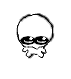
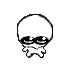
Layered file, before and after one edit (71×79). Changes by layer:
renamed "Pasted Layer" to "birdies", painted on it over [16, 13, 55, 59]
